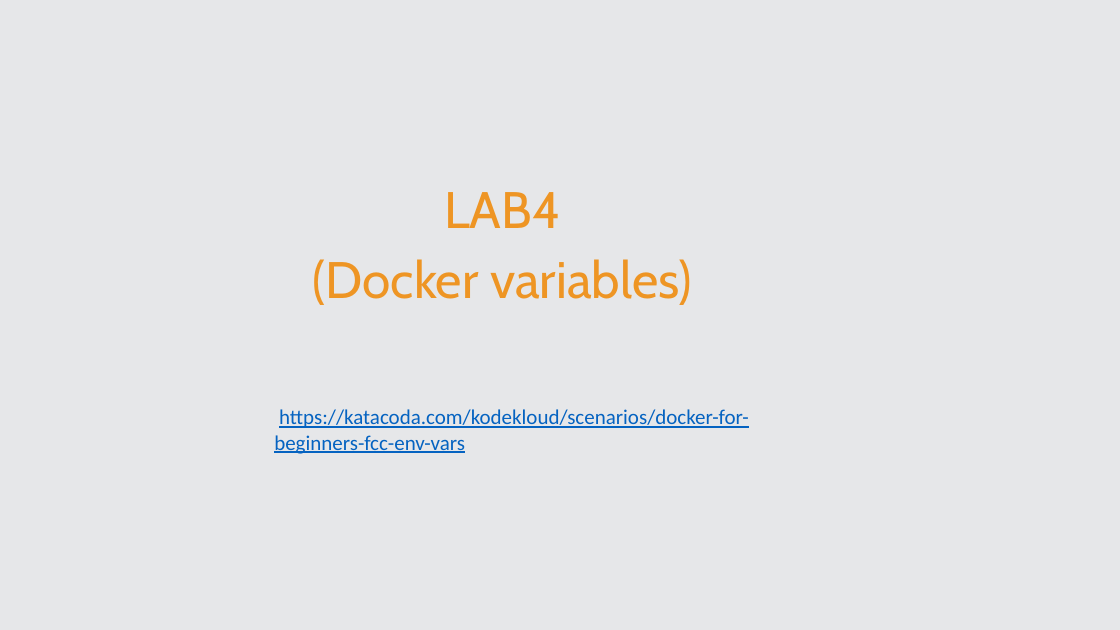
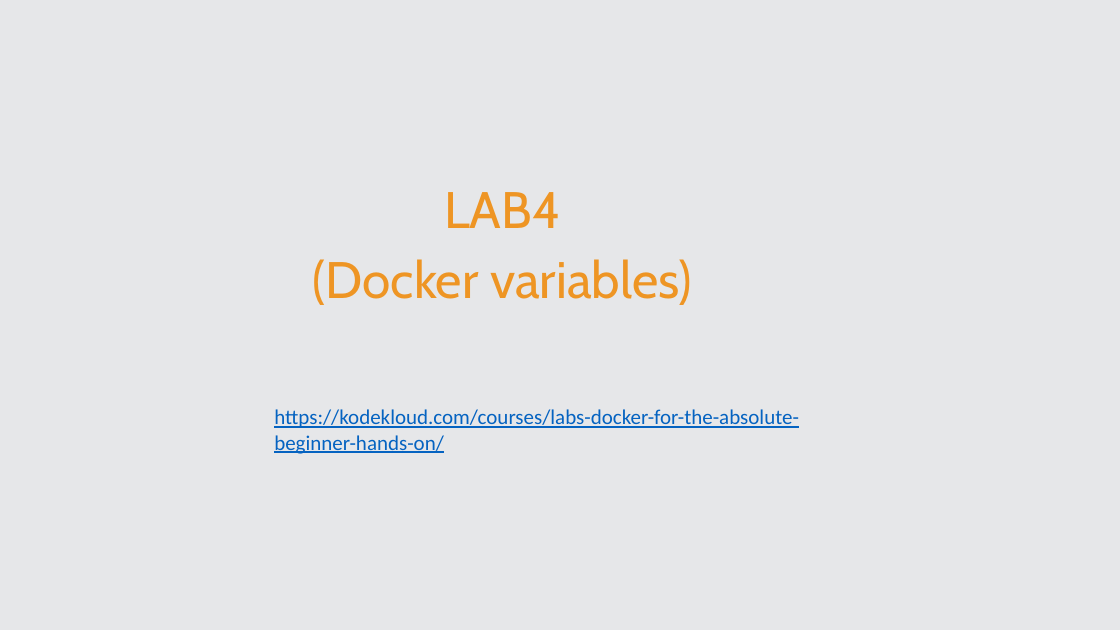
Before and after one commit to Zouhairzed/Docker-Course, a slide deck: slide 38 of Slide Docker Z.pptx. Drawn at 1120x630 pixels with LibreOffice and Linux fonts; fonts in the diff are those of the drawing. Boxes give left, top, right and bottom in pixels: in the first picture for what was removed or moved away, otherwise in the second. Text is boxed around its words. In the diff, an @@ line names an element or a change of style, - is before the commit and + after.

```diff
--- a/Slide Docker Z.pptx
+++ b/Slide Docker Z.pptx
@@ text at [274, 409, 799, 454]: text changed @@
-https://katacoda.com/kodekloud/scenarios/docker-for-beginners-fcc-env-vars
+https://kodekloud.com/courses/labs-docker-for-the-absolute-beginner-hands-on/
```
Also in this commit, not shown: 7 other slides changed, 1 other file.
